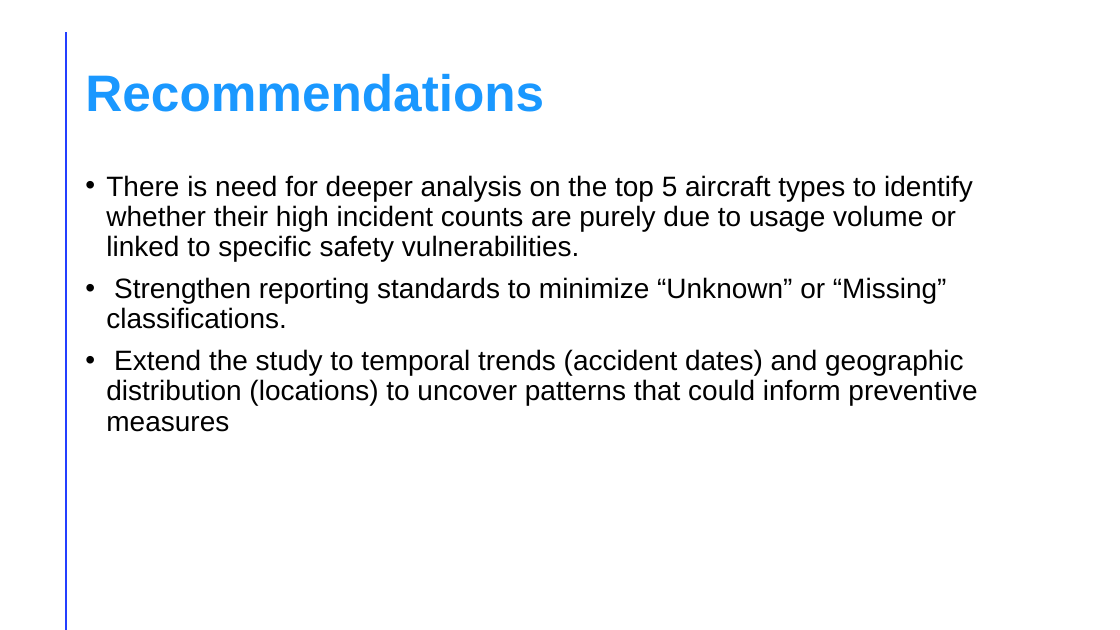
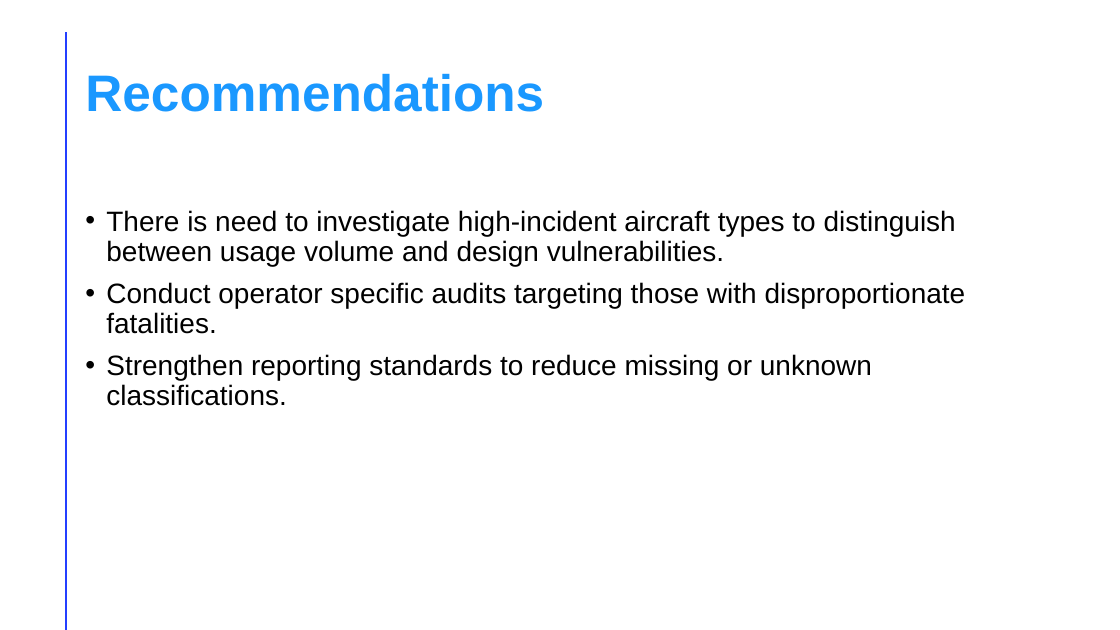
Before and after one commit to Elky-bett/Phase-1-Project--Analysis-of-Aviation-data, a slide deck: slide 11 of Presentation_Aviation.pptx. Drawn at 1120x630 pixels with LibreOffice and Linux fonts; fonts in the diff are those of the drawing. Boxes give left, top, right and bottom in pixels: in the first picture for what was removed or moved away, otherwise in the second. Text is boxed around its words. In the diff, an @@ line names an element or a change of style, - is before the commit and + after.

```diff
--- a/Presentation_Aviation.pptx
+++ b/Presentation_Aviation.pptx
@@ text at bbox=[106, 210, 966, 406]: text changed @@
-• There is need for deeper analysis on the top 5 aircraft types to identify whether their high incident counts are purely due to usage volume or linked to specific safety vulnerabilities.
-• Strengthen reporting standards to minimize “Unknown” or “Missing” classifications.
-• Extend the study to temporal trends (accident dates) and geographic distribution (locations) to uncover patterns that could inform preventive measures
+• There is need to investigate high‑incident aircraft types to distinguish between usage volume and design vulnerabilities.
+• Conduct operator specific audits targeting those with disproportionate fatalities.
+• Strengthen reporting standards to reduce missing or unknown classifications.
```
Also in this commit, not shown: 8 other slides changed, 1 other file.
